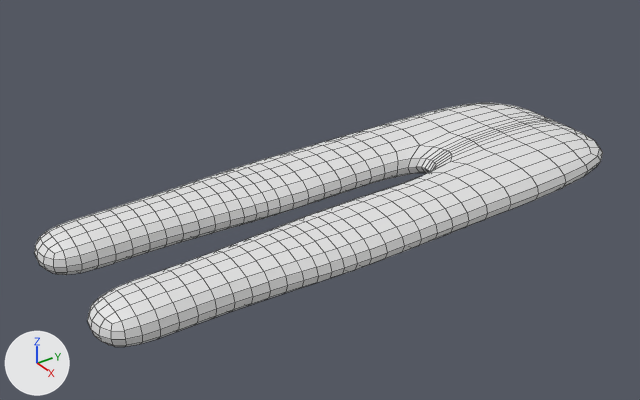
The Blender file body.blend, before and after one commit.
Before and after are seen from a 50 mm camera at (5.73, -6.15, 3.64) aimed at (-0.04, -2.15, -0.17). Arrows for +X, +Y and +Z are at lower left; the lights stay in place. The first picture is the older version. Mesh edges are drawn as thin lines.
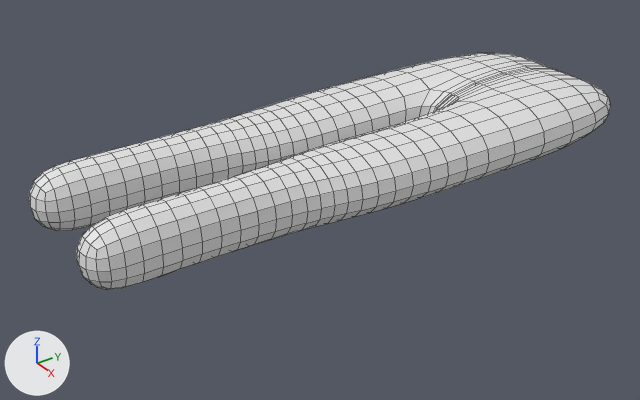
Pixel boxes [x1, y1, x2, y2] of what changed, in the pictures (640 x 400 px):
'Plane', reshaped, modifiers changed: before [34, 103, 603, 347]; after [29, 53, 611, 290]

What changed in the scene script:
```text
Change me_plane:
    used by ob_plane; location = (0.0, 0.0, 0.0)
    remove me_plane.from_pydata(...)  # 18 vertices, 8 faces; spans x 0.0..1.01, y -4.62..1.0, z 0.0
    add me_plane.from_pydata(...)  # 36 vertices, 34 faces; spans x 0.0..1.0, y -4.62..1.0, z 0.0..0.61
    me_plane part 1
    9 vertices are removed from x 0.13..1.01, y -4.62..-1.0, z 0.0
    8 faces are deleted
    11 vertices are added at x 0.07..0.98, y -4.6..-0.88, z 0.0..0.61
    9 new vertices lie (0.0, 0.0, 0.61) away from vertices in x 0.0..1.0, y -4.62..1.0, z 0.0
    7 new vertices lie (0.0, 0.0, 0.61) away from vertices in x 0.07..0.98, y -4.04..-0.88, z 0.0
    34 new faces join them
Change ob_plane:
    remove _m = ob_plane.modifiers.new('Solidify', 'SOLIDIFY')
    remove _m.thickness = 0.4
    where _m = ob_plane.modifiers.new('Subdivision', 'SUBSURF')
    add _m.levels = 3
    add _m.render_levels = 3
```
